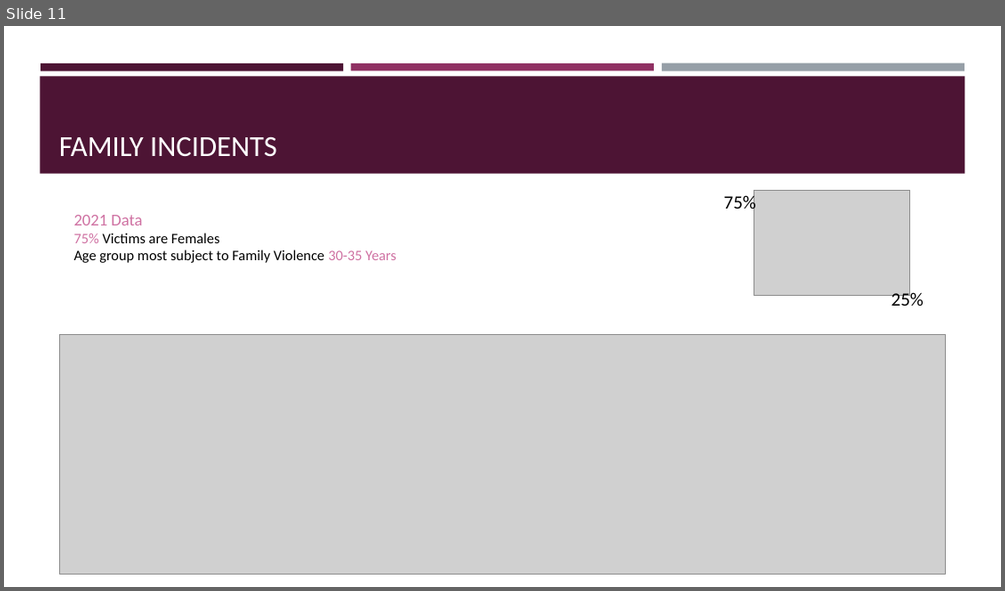
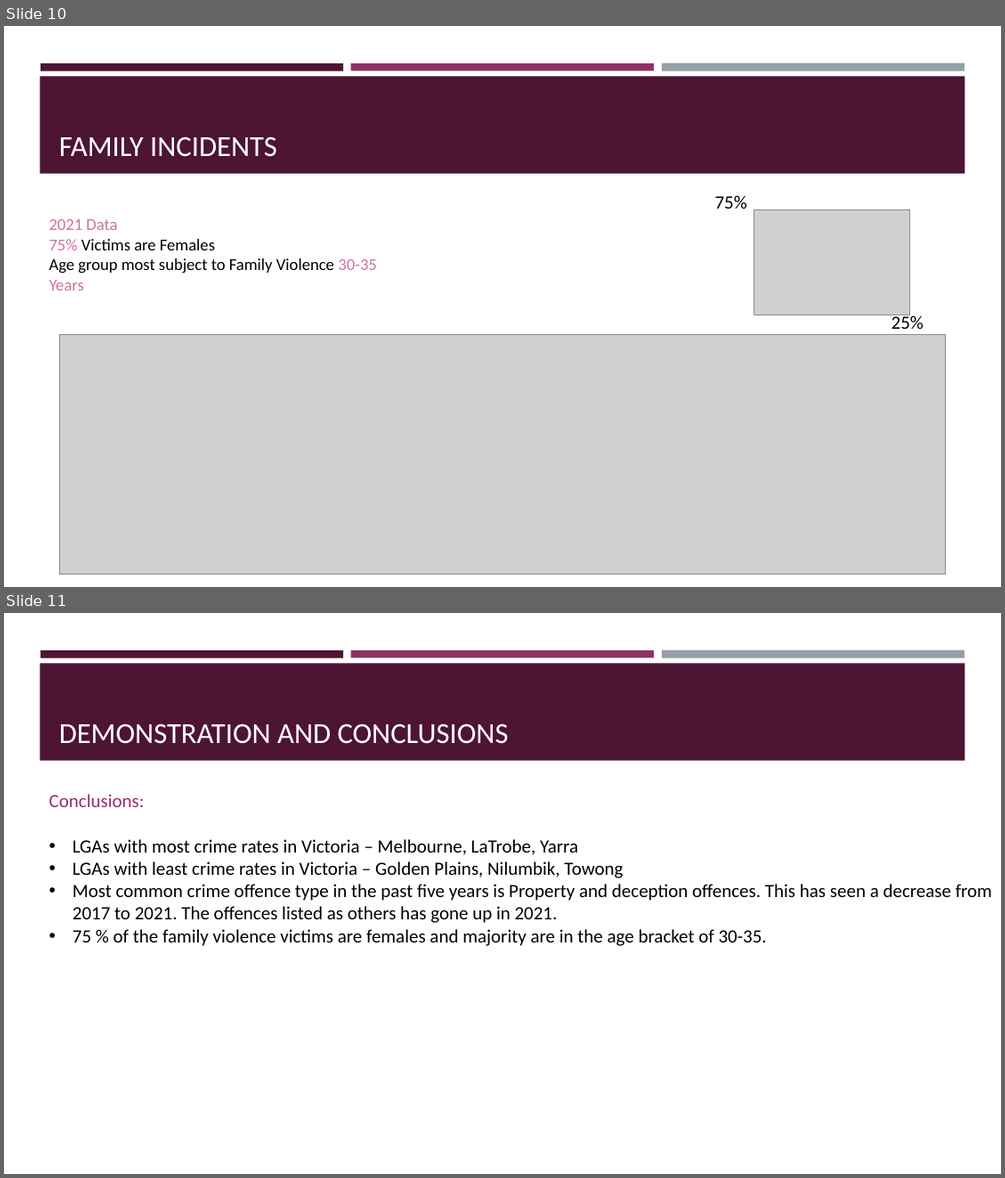
Before and after one commit to sherintm/crimedata-viz, a slide deck: Project 2 Presentation.pptx. Shown one above the other, each under a label of ours: slide 11 before the commit, slides 10 and 11 after it. The pictures are 1005x591 and 1005x1178 pixels, drawn with LibreOffice and Linux fonts; fonts in the diff are those of the drawing; grey boxes stand for pictures. Boxes give left, top, right and bottom in pixels: in the first picture for what was removed or moved away, otherwise in the second. Text is boxed around its words. In the diff, an @@ line names an element or a change of style, - is before the commit and + after.

```diff
--- a/Project 2 Presentation.pptx
+++ b/Project 2 Presentation.pptx
@@ slide 11 added at [4, 613, 1001, 1174], background #FFFFFF; not listed: 4 template elements that a slide beside it also shows @@
@@ title added at [59, 723, 509, 744], 28 pt, text #FFFFFF @@
+DEMONSTRATION AND CONCLUSIONS
@@ text added at [49, 794, 992, 946], 18 pt, text #000000 @@
+Conclusions:
+• LGAs with most crime rates in Victoria – Melbourne, LaTrobe, Yarra
+• LGAs with least crime rates in Victoria – Golden Plains, Nilumbik, Towong
+• Most common crime offence type in the past five years is Property and deception offences. This has seen a decrease from
+  2017 to 2021. The offences listed as others has gone up in 2021.
+• 75 % of the family violence victims are females and majority are in the age bracket of 30-35.
@@ what was slide 11 is now slide 10 @@
@@ slide 10 changed as well @@
@@ text "2021 Data 75% Victims are ...": place and size @@
-text "2021 Data 75% Victims are ..." at [74, 215, 396, 263]
+text "2021 Data 75% Victims are ..." at [49, 219, 376, 290]
@@ text "2021 Data 75% Victims are ..." at [49, 219, 376, 290]: size 14 to 16 pt in "75% Victims are Females", "Age group most subject to Family Violence ..." @@
@@ text "75%" rewrapped from [724, 192, 756, 214] to [715, 195, 747, 208] @@
@@ picture: place and size @@
-picture at [754, 190, 910, 295]
+picture at [754, 210, 910, 315]
@@ text "25%": place and size @@
-text "25%" at [891, 290, 923, 305]
+text "25%" at [891, 313, 923, 329]
```
Also in this commit, not shown: 8 other slides changed, 1 other slide added, 3 slides removed.
